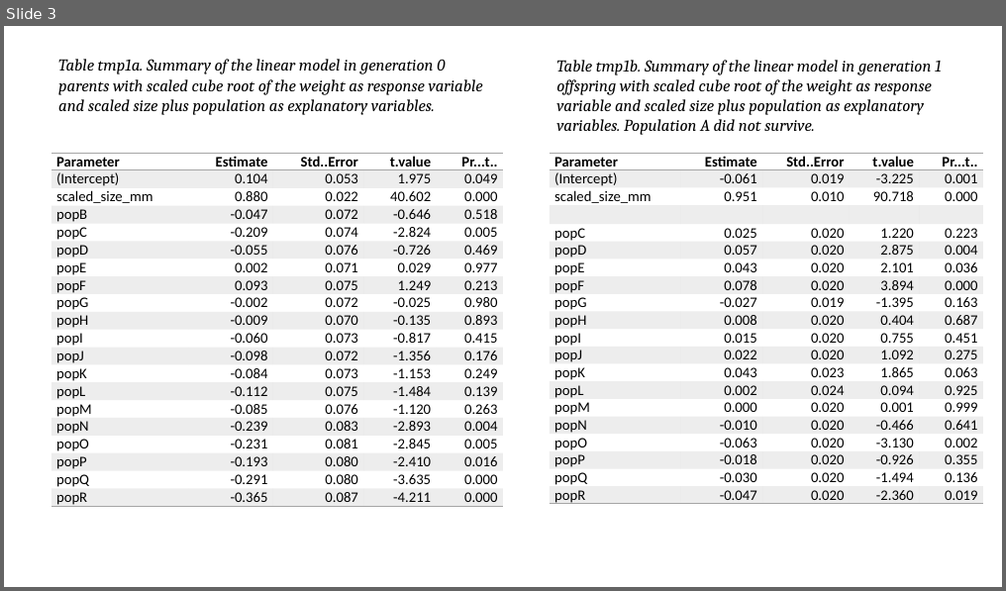
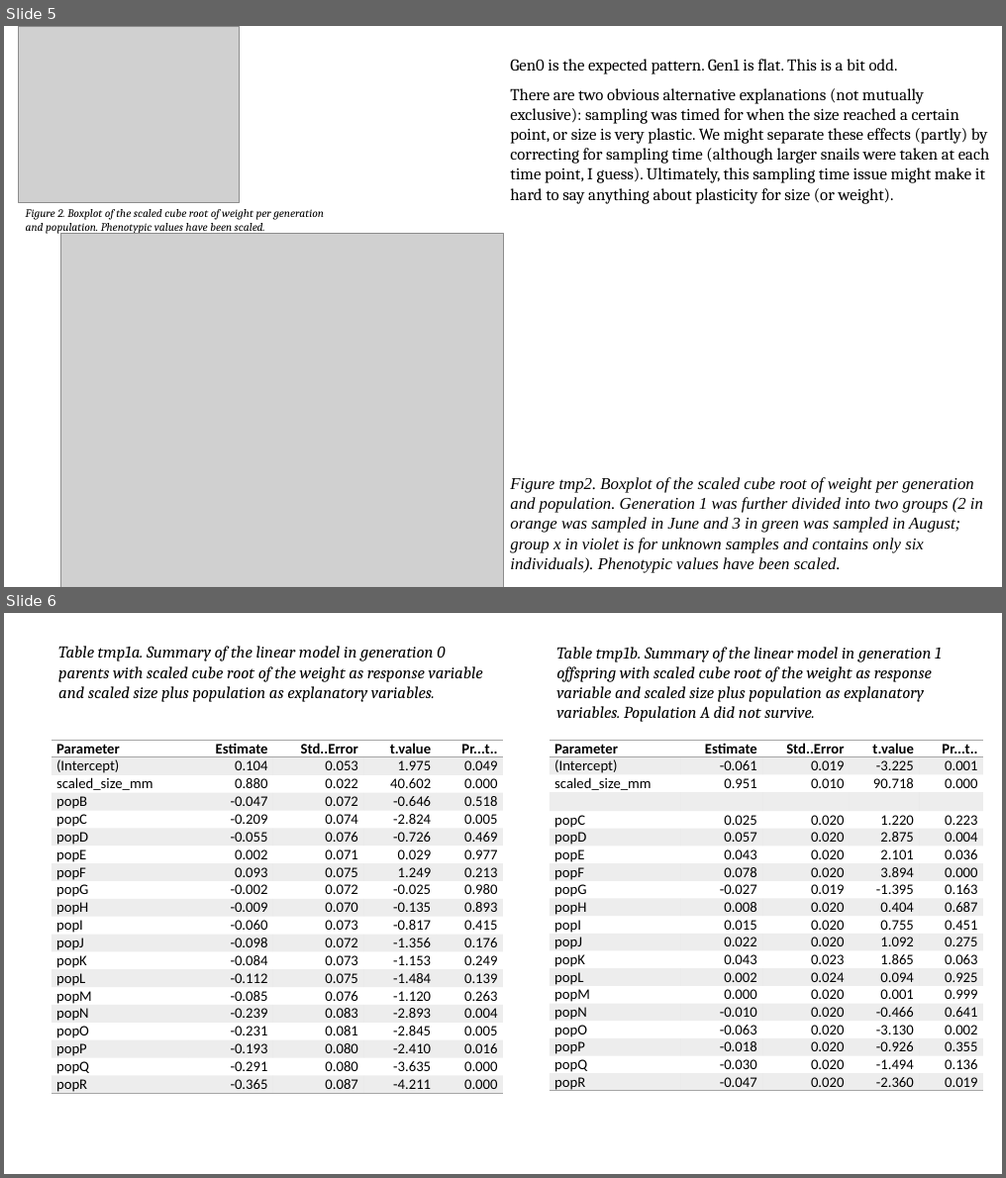
Before and after one commit to sam0per/Littorina_CZ_offspring, a slide deck: docs/Littorina_offspring_size_issue_20200409.pptx. Shown one above the other, each under a label of ours: slide 3 before the commit, slides 5 and 6 after it. The pictures are 1006x591 and 1006x1178 pixels, drawn with LibreOffice and Linux fonts; fonts in the diff are those of the drawing; grey boxes stand for pictures. Boxes give left, top, right and bottom in pixels: in the first picture for what was removed or moved away, otherwise in the second. Text is boxed around its words. In the diff, an @@ line names an element or a change of style, - is before the commit and + after.

Commit message:
model size at maturity

```diff
--- a/docs/Littorina_offspring_size_issue_20200409.pptx
+++ b/docs/Littorina_offspring_size_issue_20200409.pptx
@@ slide 5 added at [4, 26, 1002, 587], background #FFFFFF @@
@@ picture added at [18, 26, 239, 202] @@
@@ text added at [510, 59, 990, 204], 16 pt, text #000000 @@
+Gen0 is the expected pattern. Gen1 is flat. This is a bit odd.
+There are two obvious alternative explanations (not mutually exclusive): sampling was timed for when the size reached a certain point, or size is very plastic. We might separate these effects (partly) by correcting for sampling time (although larger snails were taken at each time point, I guess). Ultimately, this sampling time issue might make it hard to say anything about plasticity for size (or weight).
@@ text added at [26, 209, 324, 235], 11 pt, text #000000, italic @@
+Figure 2. Boxplot of the scaled cube root of weight per generation and population. Phenotypic values have been scaled.
@@ picture added at [60, 234, 503, 587] @@
@@ text added at [510, 477, 983, 573], 16 pt, text #000000, italic @@
+Figure tmp2. Boxplot of the scaled cube root of weight per generation and population. Generation 1 was further divided into two groups (2 in orange was sampled in June and 3 in green was sampled in August; group x in violet is for unknown samples and contains only six individuals). Phenotypic values have been scaled.
@@ what was slide 3 is now slide 6 @@
```
Also in this commit, not shown: 2 slides changed, 2 other slides added, 6 other files.
